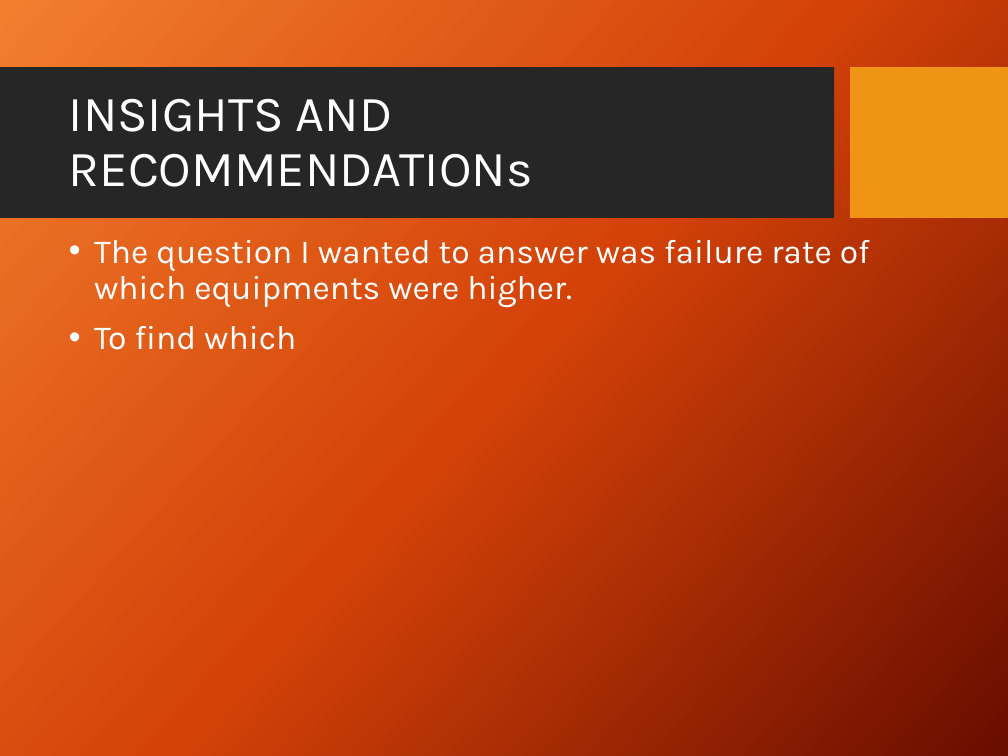
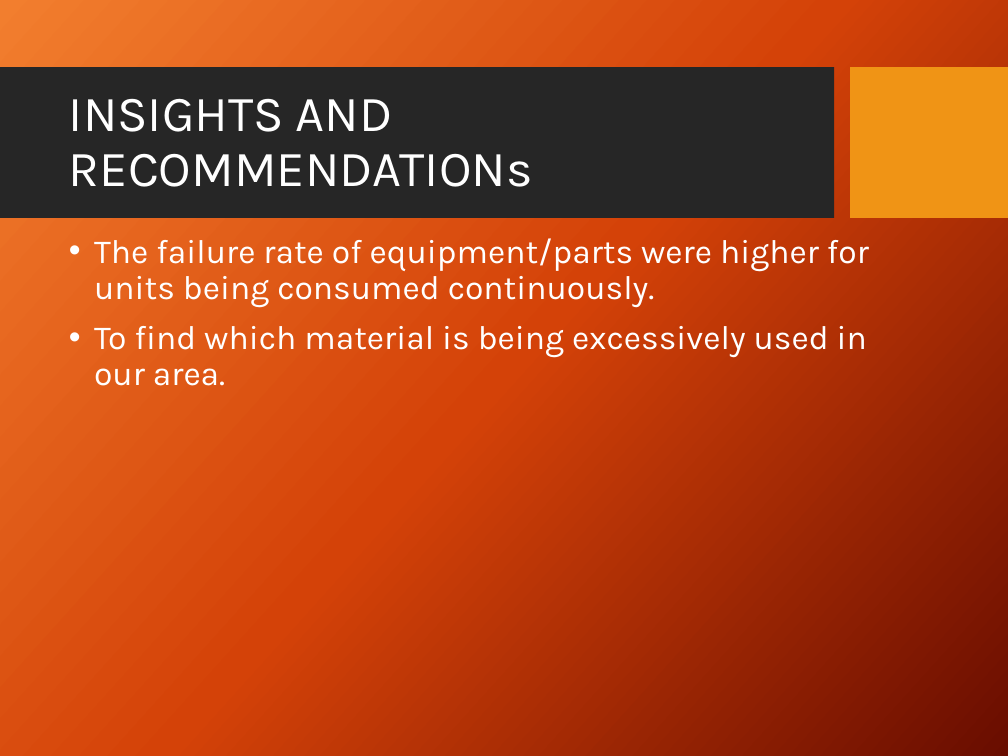
Before and after one commit to hem436/506761, a slide deck: slide 5 of MY CAPSTONE PROJECT-.pptx. Drawn at 1008x756 pixels with LibreOffice and Linux fonts; fonts in the diff are those of the drawing; background and template pictures are left out. Boxes give left, top, right and bottom in pixels: in the first picture for what was removed or moved away, otherwise in the second. Text is boxed around its words. In the diff, an @@ line names an element or a change of style, - is before the commit and + after.

```diff
--- a/MY CAPSTONE PROJECT-.pptx
+++ b/MY CAPSTONE PROJECT-.pptx
@@ text at box(94, 238, 869, 386): text changed @@
-• The question I wanted to answer was failure rate of which equipments were higher.
-• To find which
+• The failure rate of equipment/parts were higher for units being consumed continuously.
+• To find which material is being excessively used in our area.
```
Also in this commit, not shown: 4 other slides changed, 2 other files.
